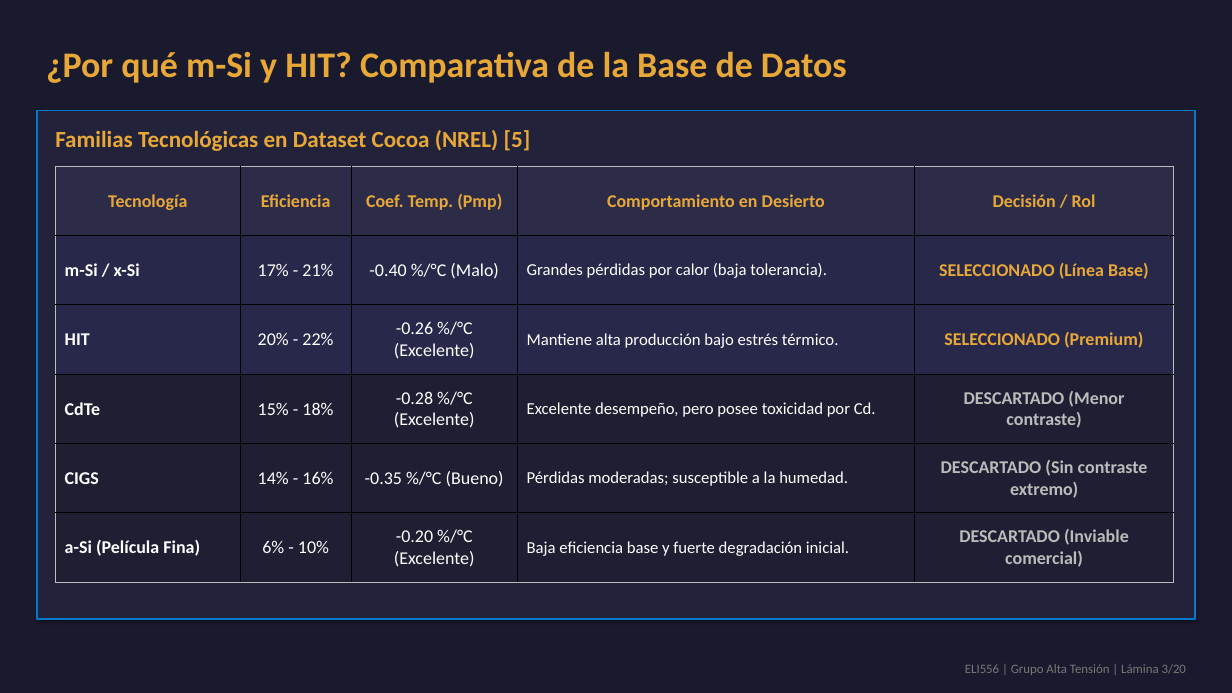
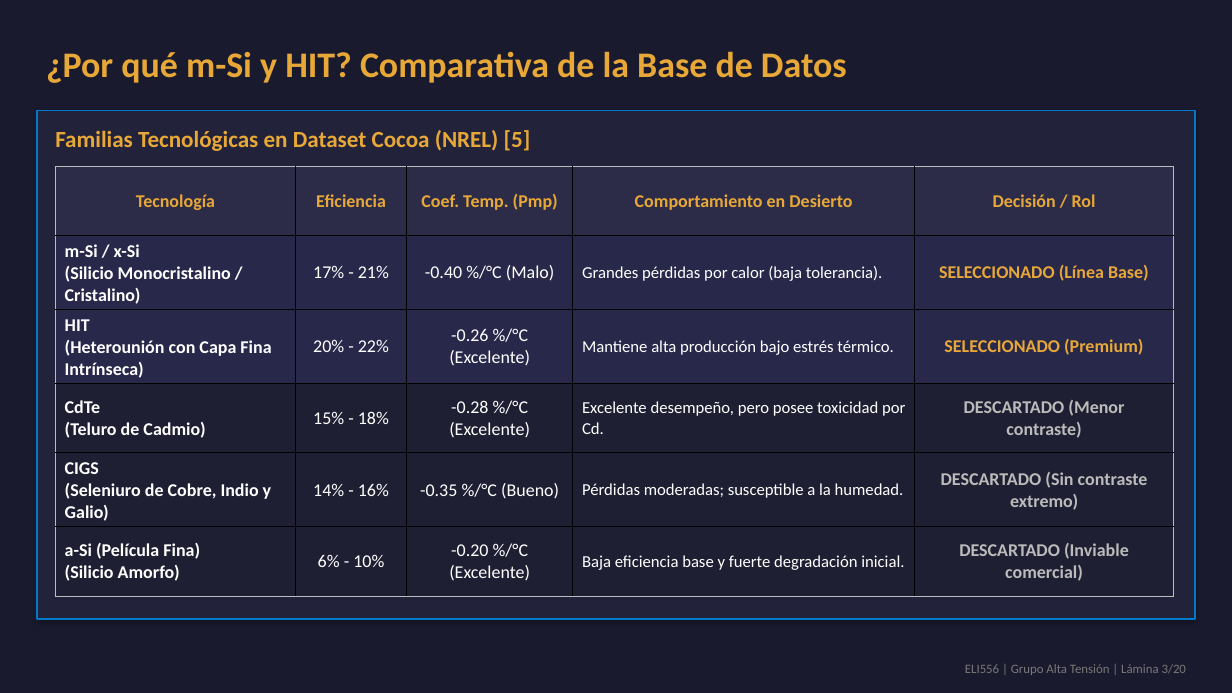
Before and after one commit to theChosen16/t2-paneles, a slide deck: slide 3 of output/Presentacion_Final_ELI556_Atacama.pptx. Drawn at 1232x693 pixels with LibreOffice and Linux fonts; fonts in the diff are those of the drawing. Boxes give left, top, right and bottom in pixels: in the first picture for what was removed or moved away, otherwise in the second. Text is boxed around its words. In the diff, an @@ line names an element or a change of style, - is before the commit and + after.

Commit message:
Explicitate technology acronym meanings in Slide 3 table

```diff
--- a/output/Presentacion_Final_ELI556_Atacama.pptx
+++ b/output/Presentacion_Final_ELI556_Atacama.pptx
@@ table at (55,166,1174,585) @@
-row 2, column 1: m-Si / x-Si
+row 2, column 1: m-Si / x-Si / (Silicio Monocristalino / Cristalino)
-row 3, column 1: HIT
+row 3, column 1: HIT / (Heterounión con Capa Fina Intrínseca)
-row 4, column 1: CdTe
+row 4, column 1: CdTe / (Teluro de Cadmio)
-row 5, column 1: CIGS
+row 5, column 1: CIGS / (Seleniuro de Cobre, Indio y Galio)
-row 6, column 1: a-Si (Película Fina)
+row 6, column 1: a-Si (Película Fina) / (Silicio Amorfo)
```
Also in this commit, not shown: 2 other files.
